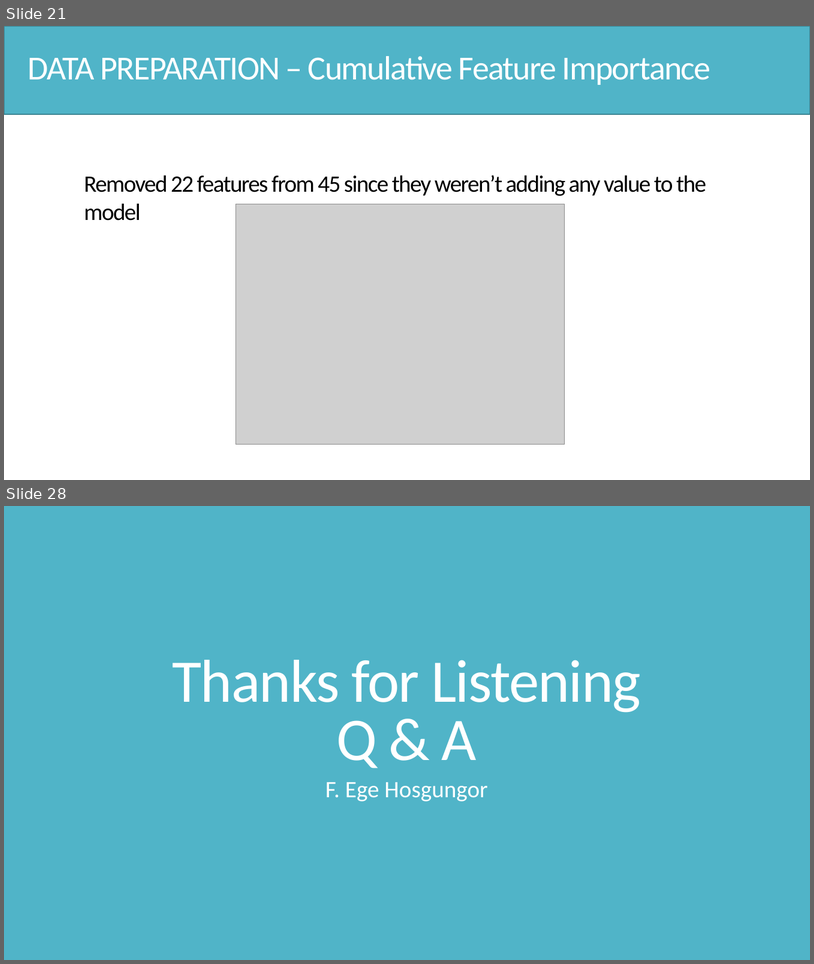
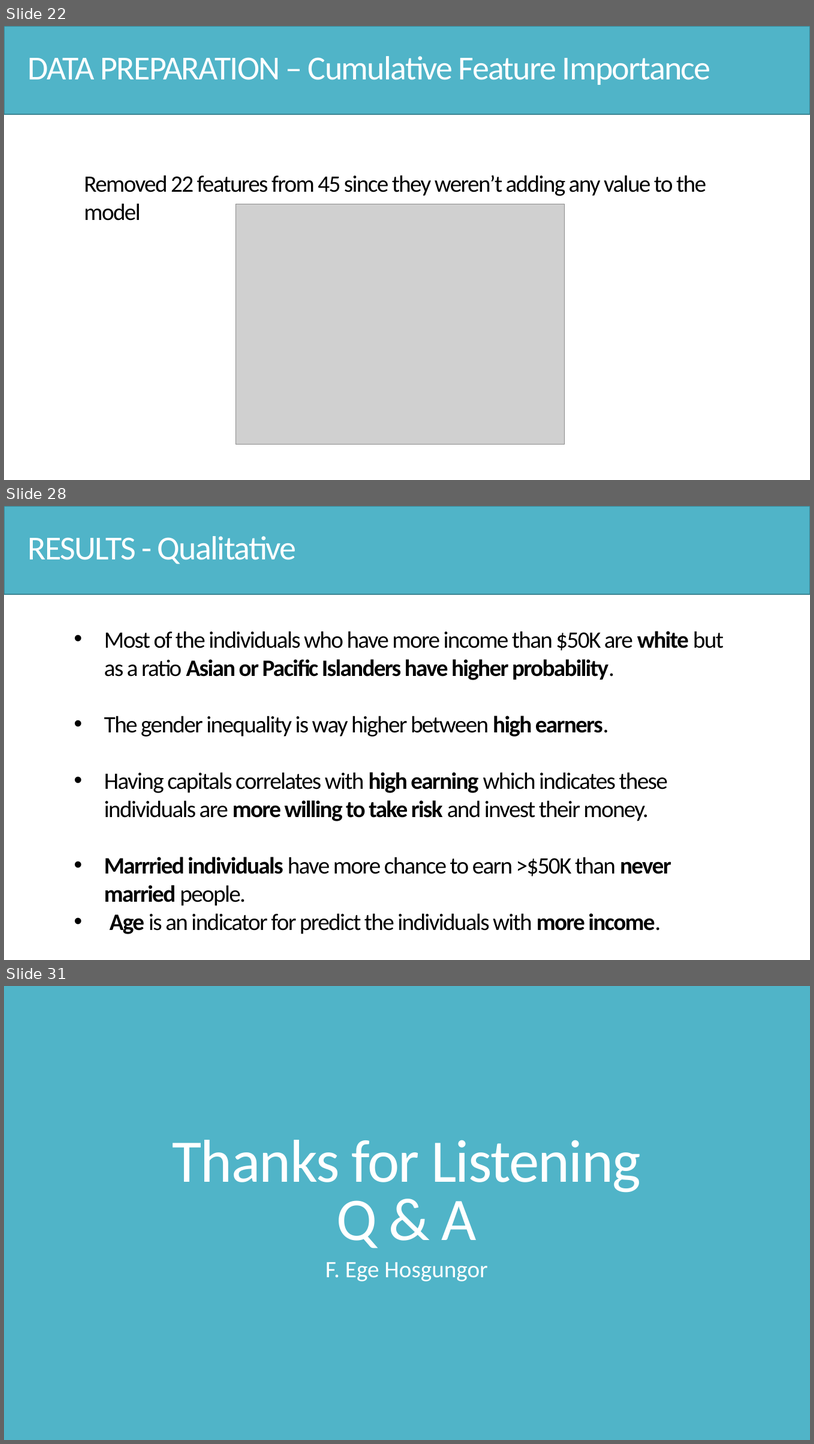
Before and after one commit to Hsgngr/dataiku_income_classification, a slide deck: Task_Presentation.pptx. Shown one above the other, each under a label of ours: slides 21 and 28 before the commit, slides 22, 28 and 31 after it; the slides between them are not shown. The pictures are 814x964 and 814x1444 pixels, drawn with LibreOffice and Linux fonts; fonts in the diff are those of the drawing; grey boxes stand for pictures. Boxes give left, top, right and bottom in pixels: in the first picture for what was removed or moved away, otherwise in the second. Text is boxed around its words. In the diff, an @@ line names an element or a change of style, - is before the commit and + after.

```diff
--- a/Task_Presentation.pptx
+++ b/Task_Presentation.pptx
@@ slide 28 added at (x1=4, y1=506, x2=810, y2=960), background #FFFFFF @@
@@ rectangle added at (x1=4, y1=506, x2=810, y2=594), fill #50B4C8, outline #3B8594 1 pt @@
@@ text added at (x1=27, y1=536, x2=296, y2=564), 40 pt, text #FFFFFF @@
+RESULTS - Qualitative
@@ text added at (x1=104, y1=631, x2=724, y2=934), 28 pt, text #000000 @@
+• Most of the individuals who have more income than $50K are white but as a ratio Asian or Pacific Islanders have higher probability.
+• The gender inequality is way higher between high earners.
+• Having capitals correlates with high earning which indicates these individuals are more willing to take risk and invest their money.
+• Marrried individuals have more chance to earn >$50K than never married people.
+• Age is an indicator for predict the individuals with more income.
@@ what was slide 21 is now slide 22 @@
@@ what was slide 28 is now slide 31 @@
```
Also in this commit, not shown: 11 slides changed, 3 other slides added.
